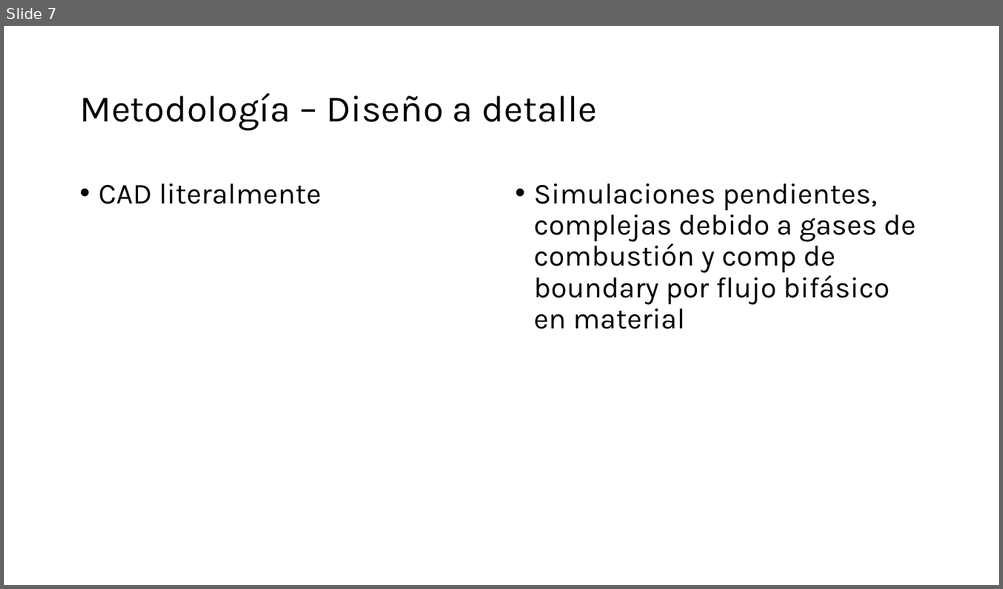
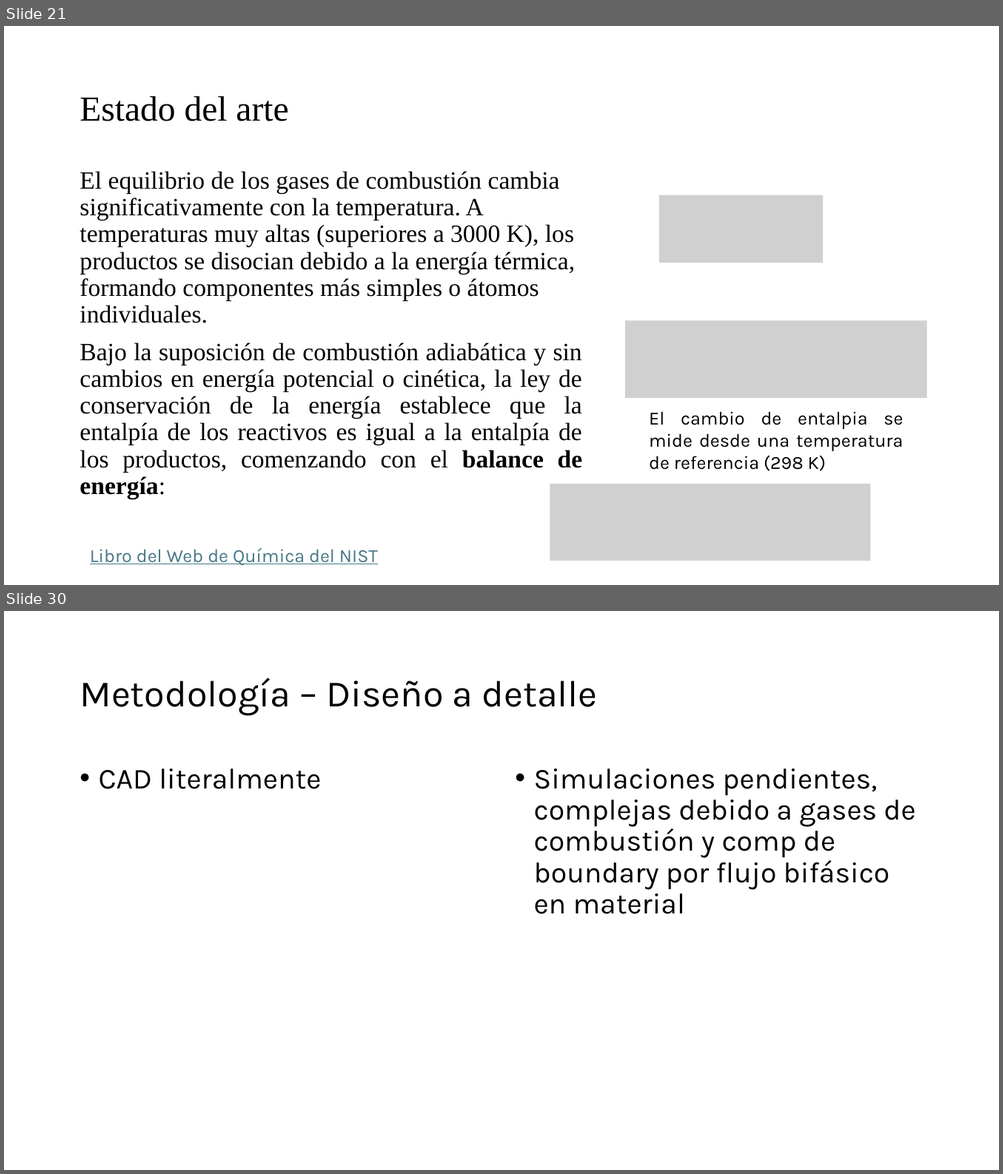
Before and after one commit to Archimedean2345/The-thermal-repository, a slide deck: PFlammam - Lucia V1 rev3/PFlammam - Lucia V1 - technical presentation.pptx. Shown one above the other, each under a label of ours: slide 7 before the commit, slides 21 and 30 after it; the slides between them are not shown. The pictures are 1003x589 and 1003x1174 pixels, drawn with LibreOffice and Linux fonts; fonts in the diff are those of the drawing; grey boxes stand for pictures. Boxes give left, top, right and bottom in pixels: in the first picture for what was removed or moved away, otherwise in the second. Text is boxed around its words. In the diff, an @@ line names an element or a change of style, - is before the commit and + after.

```diff
--- a/PFlammam - Lucia V1 rev3/PFlammam - Lucia V1 - technical presentation.pptx
+++ b/PFlammam - Lucia V1 rev3/PFlammam - Lucia V1 - technical presentation.pptx
@@ slide 21 added at [4,26,999,585], background #FFFFFF @@
@@ title added at [79,96,288,121], 34 pt, text #000000 @@
+Estado del arte
@@ text added at [79,171,583,500], 24 pt, text #000000 @@
+El equilibrio de los gases de combustión cambia significativamente con la temperatura. A temperaturas muy altas (superiores a 3000 K), los productos se disocian debido a la energía térmica, formando componentes más simples o átomos individuales.
+Bajo la suposición de combustión adiabática y sin cambios en energía potencial o cinética, la ley de conservación de la energía establece que la entalpía de los reactivos es igual a la entalpía de los productos, comenzando con el balance de energía:
@@ picture added at [659,195,823,264] @@
@@ picture added at [626,321,927,398] @@
@@ text added at [649,412,902,471], 18 pt, text #000000 @@
+El cambio de entalpia se mide desde una temperatura de referencia (298 K)
@@ picture added at [549,484,871,561] @@
@@ text added at [90,548,378,565], 18 pt, text #467886, underline @@
+Libro del Web de Química del NIST
@@ what was slide 7 is now slide 30 @@
```
Also in this commit, not shown: 4 slides changed, 22 other slides added, 4 other files.
